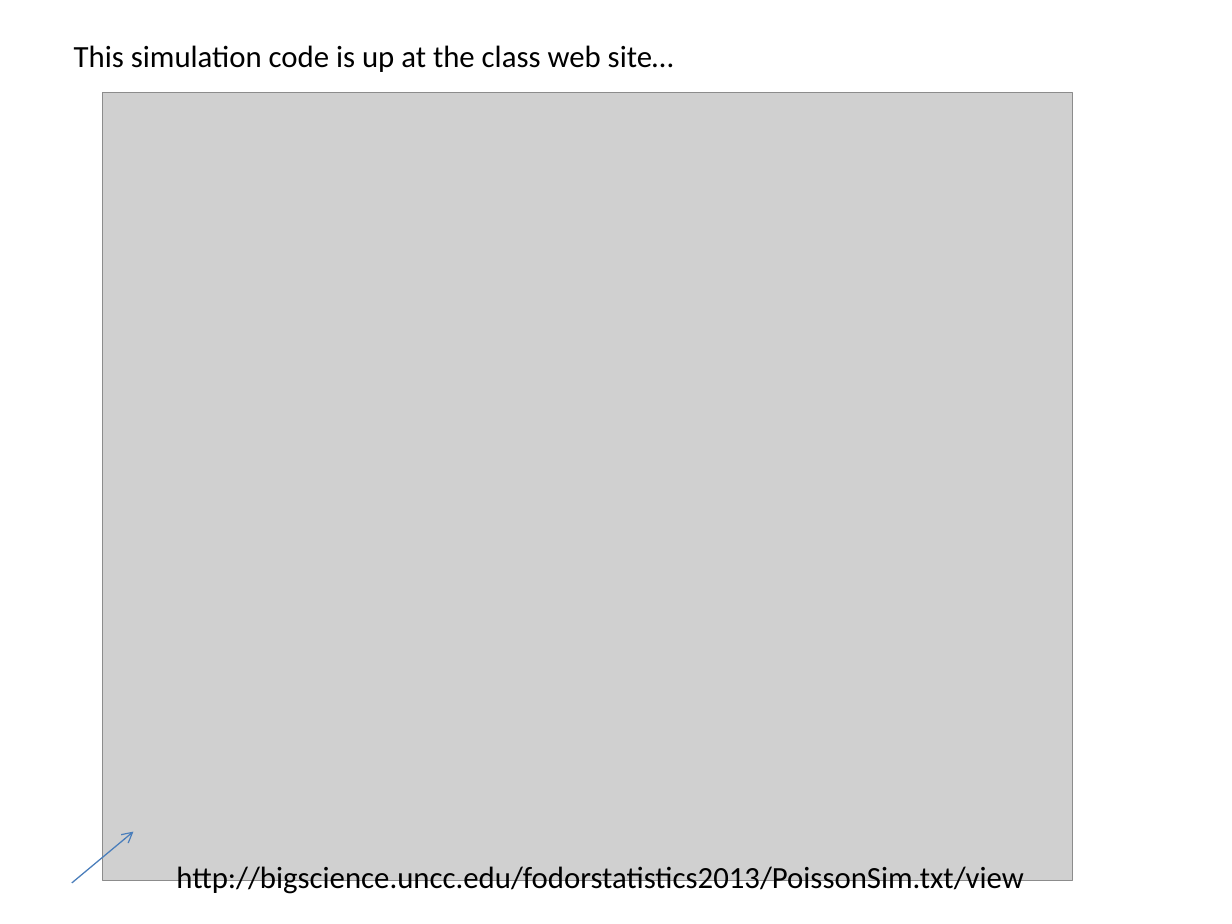
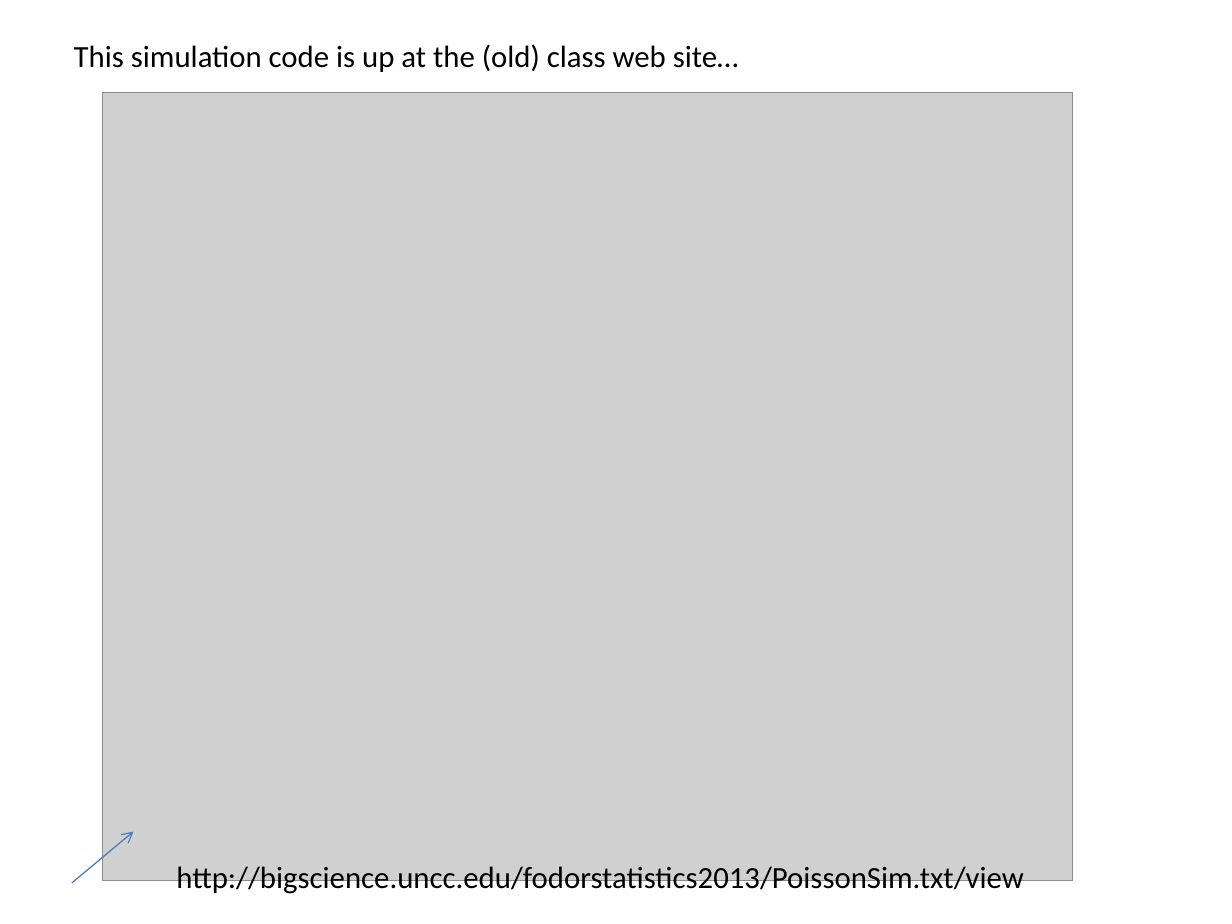
Before and after one commit to afodor/afodor.github.io, a slide deck: slide 35 of classes/stats2015/Lecture7.pptx. Drawn at 1232x924 pixels with LibreOffice and Linux fonts; fonts in the diff are those of the drawing; grey boxes stand for pictures. Boxes give left, top, right and bottom in pixels: in the first picture for what was removed or moved away, otherwise in the second. Text is boxed around its words. In the diff, an @@ line names an element or a change of style, - is before the commit and + after.

Commit message:
fix a few small typos...

```diff
--- a/classes/stats2015/Lecture7.pptx
+++ b/classes/stats2015/Lecture7.pptx
@@ text at (x1=74, y1=44, x2=739, y2=72): text changed @@
-This simulation code is up at the class web site…
+This simulation code is up at the (old) class web site…
```
Also in this commit, not shown: 6 other slides changed.
